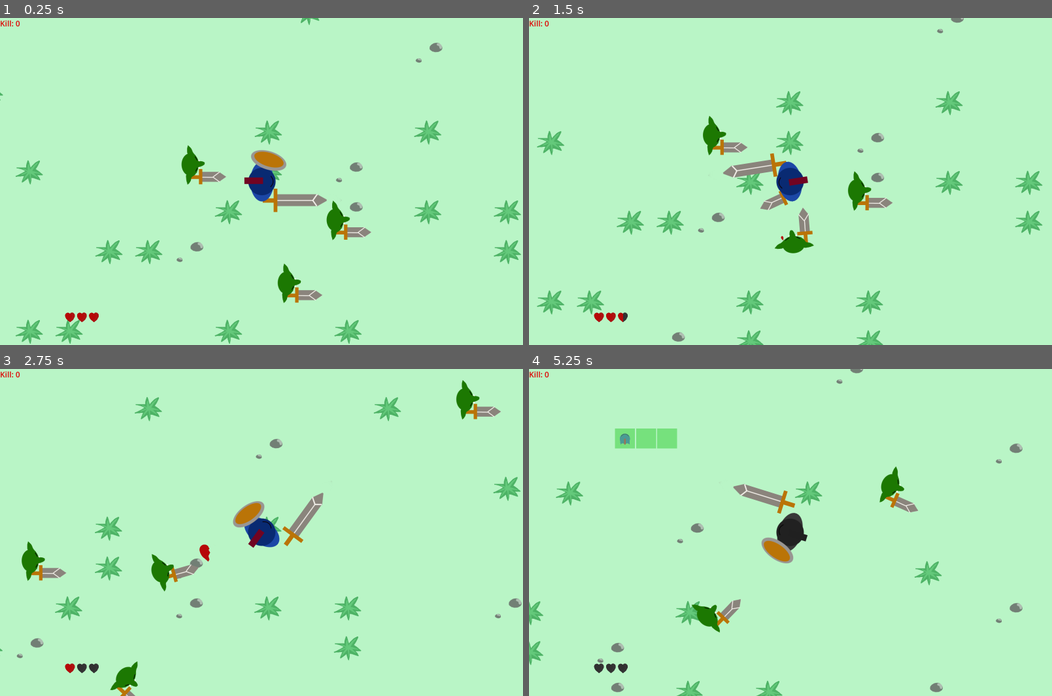
Above: before the commit, frames 1-4 (two rows, left to right).
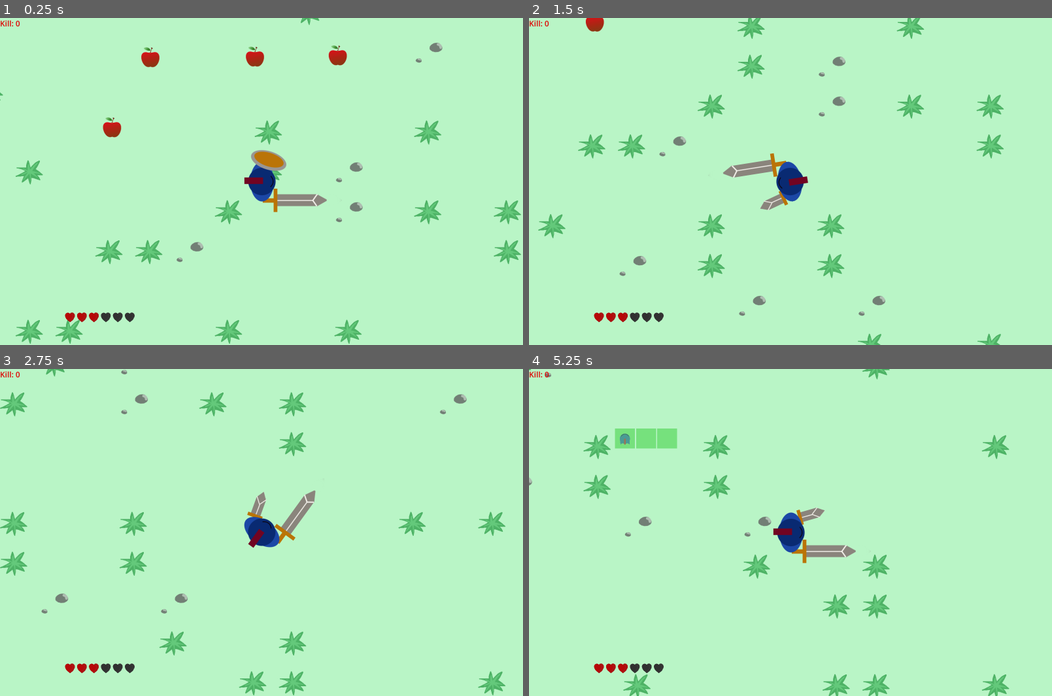
Above: after the commit, the same moments.

Repository: abcdnned/MonsterSlayer
Game: Godot game, scene res://scenes/world.tscn
Two runs of this game, one before a commit and one after it. Both use one fixed random seed, a clock stepped at 60 frames per second and the inputs below.
Inputs (mouse positions are in pixels of both pictures, inside the frame that each line leads up to):
- Up to frame 1 (0.25 s): no input
- Up to frame 2 (1.5 s): tap Enter at 0.5 s; move the mouse to (905, 165) at 0.52 s; hold D (right) 0.53-1.28 s; hold Q (item) 0.53-1.28 s; tap Tab (tab) at 0.8, 1.35 s; move the mouse to (685, 197) at 1.27 s; hold S (down) from 1.28 s (still down)
- Up to frame 3 (2.75 s): tap Q (item) at 1.55 s; move the mouse to (313, 460) at 2.02 s; release S (down) at 2.03 s; hold D (right) from 2.03 s (still down); hold Q (item) from 2.03 s (still down); tap Tab (tab) at 2.3 s
- Up to frame 4 (5.25 s): move the mouse to (764, 597) at 2.77 s; release D (right) at 2.78 s; release Q (item) at 2.78 s; hold W (up) 2.78-3.53 s; click (764, 597) at 2.85 s; tap Q (item) at 3.05, 4.55 s; move the mouse to (947, 581) at 3.52 s; hold Right mouse button (right_click) 3.53-4.28 s; hold A (left) 3.53-5.03 s; tap Tab (tab) at 3.8 s; move the mouse to (633, 483) at 4.27 s; tap Shift (sprint) at 4.35 s; move the mouse to (816, 532) at 5.02 s; hold S (down) from 5.03 s (still down); hold Tab (tab) from 5.03 s (still down)

The runs differ from the first frame. In frame 1, 2.0% of the frame differs, in the area x 19-71%, y 8-93%; in frame 2, 7.4%; in frame 3, 7.6%, in the area x 0-100%, y 0-100%; in frame 4, 7.0%.

Commit message:
item apple

Diff:
--- /dev/null
+++ b/scenes/i_apple.tscn
@@ -0,0 +1,18 @@
+[gd_scene load_steps=4 format=3 uid="uid://hfkufxgl3rgi"]
+
+[ext_resource type="Texture2D" uid="uid://dx7werd2tu4vk" path="res://sprites/apple.png" id="1_m0h02"]
+[ext_resource type="Script" path="res://scripts/iApple.gd" id="1_weesb"]
+[ext_resource type="AudioStream" uid="uid://bd17lenmrkfid" path="res://sounds/411597__omgbong__eating-an-apple-01.wav" id="3_nvgg7"]
+
+[node name="iApple" type="Sprite2D"]
+texture = ExtResource("1_m0h02")
+script = ExtResource("1_weesb")
+
+[node name="Timer" type="Timer" parent="."]
+wait_time = 2.0
+one_shot = true
+
+[node name="AudioStreamPlayer2D" type="AudioStreamPlayer2D" parent="."]
+stream = ExtResource("3_nvgg7")
+
+[connection signal="timeout" from="Timer" to="." method="_on_timer_timeout"]
--- a/scenes/player.tscn
+++ b/scenes/player.tscn
@@ -726,20 +726,6 @@
 "values": [{
 "args": [],
 "method": &"throw_item"
-}]
-}
-tracks/5/type = "method"
-tracks/5/imported = false
-tracks/5/enabled = true
-tracks/5/path = NodePath(".")
-tracks/5/interp = 1
-tracks/5/loop_wrap = true
-tracks/5/keys = {
-"times": PackedFloat32Array(0.12),
-"transitions": PackedFloat32Array(1),
-"values": [{
-"args": [],
-"method": &"unload_item"
 }]
 }
 
@@ -999,7 +985,7 @@
 states/use_item/node = SubResource("AnimationNodeAnimation_xk3wl")
 states/use_item/position = Vector2(185.48, -125.865)
 transitions = ["Start", "Idle_2", SubResource("AnimationNodeStateMachineTransition_1e758"), "Idle_2", "swap", SubResour …(2905 unchanged characters)…
-graph_offset = Vector2(-62.9548, -105.807)
+graph_offset = Vector2(-19.8898, 2.763)
 
 [node name="Player" type="CharacterBody2D" groups=["human"]]
 script = ExtResource("1_4j5bp")
--- a/scenes/world.tscn
+++ b/scenes/world.tscn
@@ -12,6 +12,7 @@
 [ext_resource type="PackedScene" uid="uid://c1agv22pvbvaj" path="res://scenes/winning_scene.tscn" id="10_45iw7"]
 [ext_resource type="PackedScene" uid="uid://bacveih6couh6" path="res://scenes/map.tscn" id="11_8baoh"]
 [ext_resource type="AudioStream" uid="uid://cmxyqbek488ch" path="res://sounds/mixkit-battle-man-scream-2175.wav" id="11_54gj3"]
+[ext_resource type="PackedScene" uid="uid://hfkufxgl3rgi" path="res://scenes/i_apple.tscn" id="14_mam26"]
 [ext_resource type="Script" path="res://scripts/boime_spawner.gd" id="14_ucirg"]
 
 [sub_resource type="TileMapPattern" id="TileMapPattern_r5abn"]
@@ -109,6 +110,7 @@
 [node name="Player" parent="." instance=ExtResource("1_10ho3")]
 z_index = 10
 position = Vector2(21, 401)
+max_health = 6.0
 
 [node name="TileMap" type="TileMap" parent="."]
 position = Vector2(-146, 309)
@@ -181,6 +183,18 @@
 
 [node name="BoimeSpawner" type="Node" parent="."]
 script = ExtResource("14_ucirg")
+enable = false
+
+[node name="iApple" parent="." instance=ExtResource("14_mam26")]
+
+[node name="iApple2" parent="." instance=ExtResource("14_mam26")]
+position = Vector2(266, -4)
+
+[node name="iApple3" parent="." instance=ExtResource("14_mam26")]
+position = Vector2(-336, 2)
+
+[node name="iApple4" parent="." instance=ExtResource("14_mam26")]
+position = Vector2(-459, 227)
 
 [connection signal="health_change" from="Player" to="UI/Life" method="_on_player_health_change"]
 [connection signal="health_change" from="Player" to="UI/Life/Hearts" method="_on_player_health_change"]
--- a/scripts/boime_spawner.gd
+++ b/scripts/boime_spawner.gd
@@ -2,10 +2,13 @@
 class_name BoimeSpawner
 
 @export var area_spawn_count = 5
+@export var enable = true
 
 const GOBLIN = preload("res://scenes/goblin.tscn")
 
 func _ready():
+	if not enable:
+		return
 	await owner.ready
 	for cord in owner.map.map_cord:
 		for i in range(area_spawn_count):
--- /dev/null
+++ b/scripts/iApple.gd
@@ -0,0 +1,26 @@
+extends Lootable
+
+var p = null
+const FLYING_DAGGER = preload("res://scenes/flying_dagger.tscn")
+@onready var audio_stream_player_2d = $AudioStreamPlayer2D
+
+func _ready():
+	lootable = true
+
+func shoot():
+	p.heal(1.0)
+	reparent(get_tree().current_scene, true)
+	p = null
+	visible = false
+	audio_stream_player_2d.play()
+
+func loot(player):
+	if visible and player.item_handle.get_child_count() == 0:
+		reparent(player.item_handle, false)
+		position = Vector2(0, 0)
+		player.gaven_new_item(self)
+		p = player
+
+
+func _on_timer_timeout():
+	queue_free()
--- a/scripts/i_dagger.gd
+++ b/scripts/i_dagger.gd
@@ -7,4 +7,5 @@
 	dagger.global_position = get_parent().global_position
 	dagger.global_rotation = get_parent().global_rotation
 	get_tree().current_scene.add_child(dagger)
+	queue_free()
 	Tool.play_sound_2d(get_tree().current_scene, "res://sounds/dagger_woosh.mp3", dagger.global_position)
--- a/scripts/lootable.gd
+++ b/scripts/lootable.gd
@@ -5,14 +5,14 @@
 const pick_up_dis = 500.0
 
 func _process(delta):
-	if lootable and get_rect().has_point(to_local(get_global_mouse_position())) and owner.get_parent().player.global_position.distance_to(get_global_mouse_position()) <= pick_up_dis:
+	if lootable and get_rect().has_point(to_local(get_global_mouse_position())) and get_tree().current_scene.player.global_position.distance_to(get_global_mouse_position()) <= pick_up_dis:
 		apply_pickable_shader(self)
 	else:
 		material = null
 
 func _input(event):
 	if lootable and event is InputEventKey and event.pressed and event.as_text_physical_keycode() == "E":
-		if get_rect().has_point(to_local(get_global_mouse_position())) and owner.get_parent().player.global_position.distance_to(get_global_mouse_position()) <= pick_up_dis:
+		if get_rect().has_point(to_local(get_global_mouse_position())) and get_tree().current_scene.player.global_position.distance_to(get_global_mouse_position()) <= pick_up_dis:
 			loot(get_tree().current_scene.player)
 
 func apply_pickable_shader(sprite):
--- a/scripts/player.gd
+++ b/scripts/player.gd
@@ -137,6 +137,10 @@
 func get_input():
 	return Input.get_vector("left", "right", "up", "down")
 
+func _sub_ready():
+	health = 3.0
+	emit_signal("health_change", health)
+
 func _move_velocity(delta):
 	var direction = get_direction()
 	var input = get_input()
@@ -206,9 +210,6 @@
 
 func throw_item():
 	item_handle.get_child(0).shoot()
-
-func unload_item():
-	item_handle.get_child(0).queue_free()
 	animation_tree.set("parameters/conditions/hold_item", false)
 
 func gaven_new_item(item):
--- a/scripts/unit.gd
+++ b/scripts/unit.gd
@@ -7,7 +7,7 @@
 @onready var anim = $AnimationPlayer
 @onready var animation_tree = $AnimationTree
 
-var health := 3.0
+var health := 2.0
 @export var max_health := 3.0
 var knock_back_force
 var stun_ticks
@@ -19,9 +19,9 @@
 
 func _ready():
 	state_machine = animation_tree.get("parameters/playback")
+	health = max_health
 	emit_signal("health_change", health)
 	emit_signal("max_health_change", max_health)
-	health = max_health
 	_sub_ready()
 
 func _sub_ready():
@@ -52,3 +52,7 @@
 
 func _sub_dead():
 	pass
+
+func heal(h):
+	health = clampf(health + h, 0, max_health)
+	emit_signal("health_change", health)
--- a/scripts/world.gd
+++ b/scripts/world.gd
@@ -1,10 +1,5 @@
 # 3.4 target
-# TODO item: apple, restore HP
 # TODO fetch switch item
-
-
-# Arena
-# Survive
 
 
 extends Node2D
Not shown: 1 places in scenes/world.tscn that only renumber resources
Not shown, added: sounds/411597__omgbong__eating-an-apple-01.wav.import
Binary file added: sprites/apple.png
Not shown, added: sprites/apple.png.import
Not shown, added: sounds/411597__omgbong__eating-an-apple-01.wav
